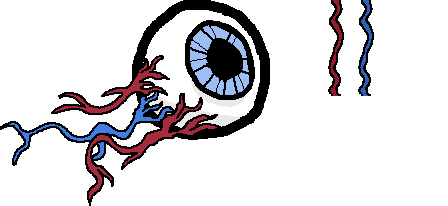
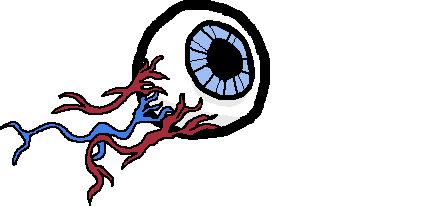
Layered file, before and after one edit (448px x 206px). Changes by layer:
removed layer "Layer 7 copy" over [left=358, top=0, right=374, bottom=96]
removed layer "Layer 7" over [left=328, top=0, right=344, bottom=96]